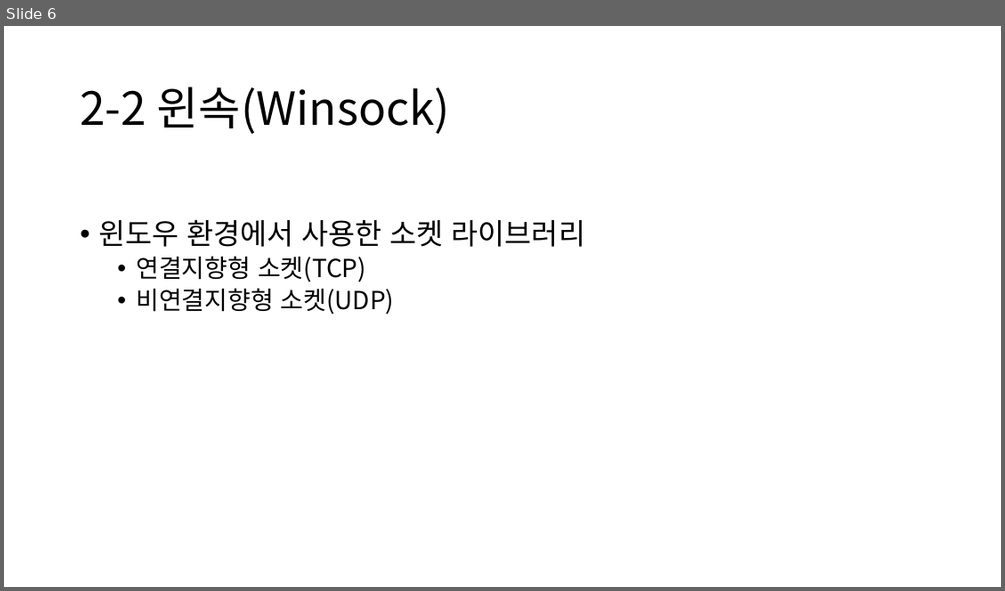
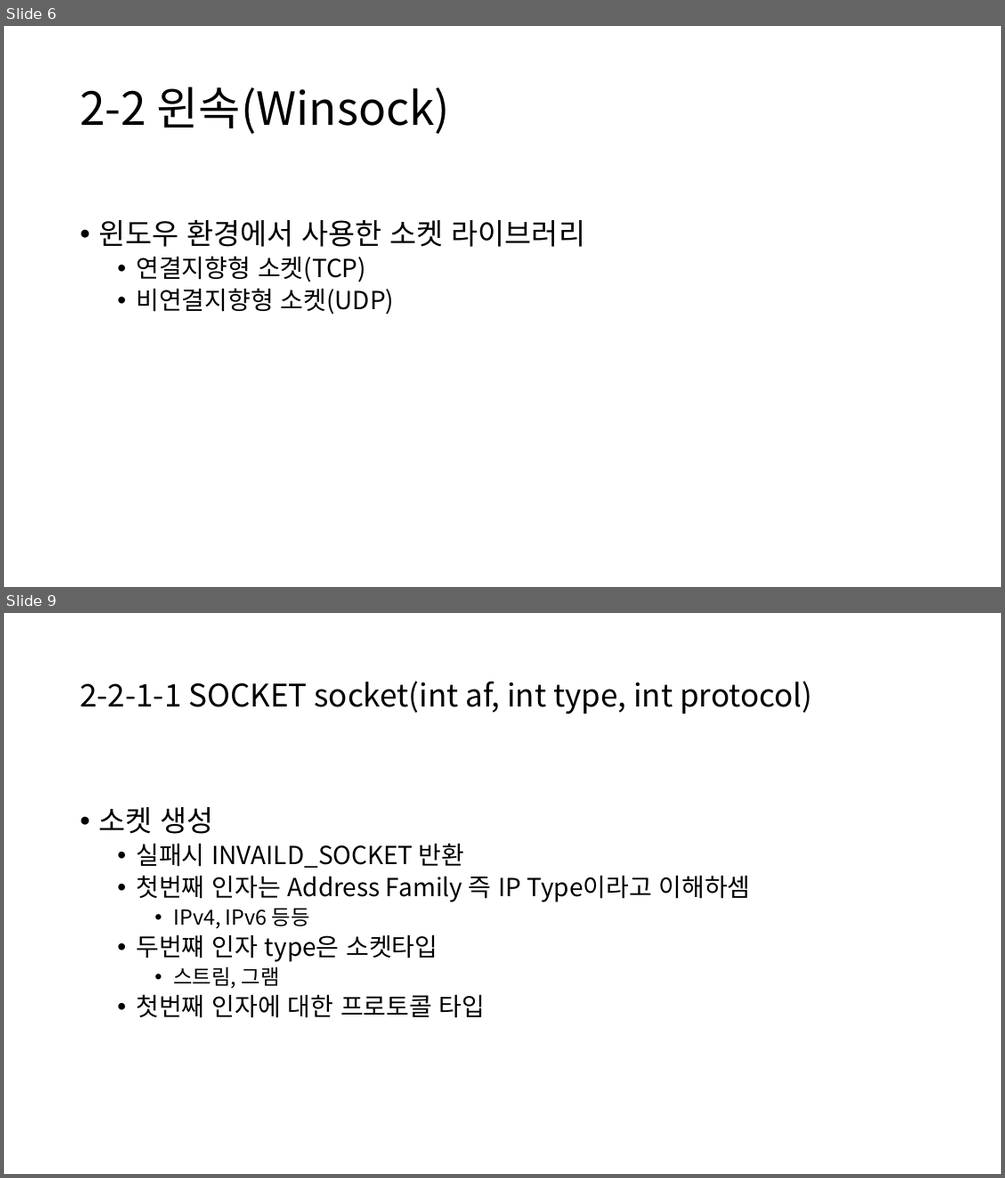
Before and after one commit to OnionLee/game_server_study, a slide deck: doc/온라인 게임 서버 - 기초편.pptx. Shown one above the other, each under a label of ours: slide 6 before the commit, slides 6 and 9 after it; the slides between them are not shown. The pictures are 1005x591 and 1005x1178 pixels, drawn with LibreOffice and Linux fonts; fonts in the diff are those of the drawing. Boxes give left, top, right and bottom in pixels: in the first picture for what was removed or moved away, otherwise in the second. Text is boxed around its words. In the diff, an @@ line names an element or a change of style, - is before the commit and + after.

```diff
--- a/doc/온라인 게임 서버 - 기초편.pptx
+++ b/doc/온라인 게임 서버 - 기초편.pptx
@@ slide 9 added at [4,613,1001,1174], background #FFFFFF @@
@@ title added at [80,681,812,714], 30 pt, text #000000 @@
+2-2-1-1 SOCKET socket(int af, int type, int protocol)
@@ text added at [98,807,751,1018], 24 pt, text #000000 @@
+• 소켓 생성
+  • 실패시 INVAILD_SOCKET 반환
+  • 첫번째 인자는 Address Family 즉 IP Type이라고 이해하셈
+    • IPv4, IPv6 등등
+  • 두번쨰 인자 type은 소켓타입
+    • 스트림, 그램
+  • 첫번째 인자에 대한 프로토콜 타입
```
Also in this commit, not shown: 3 slides changed, 13 other slides added, 12 other files.
